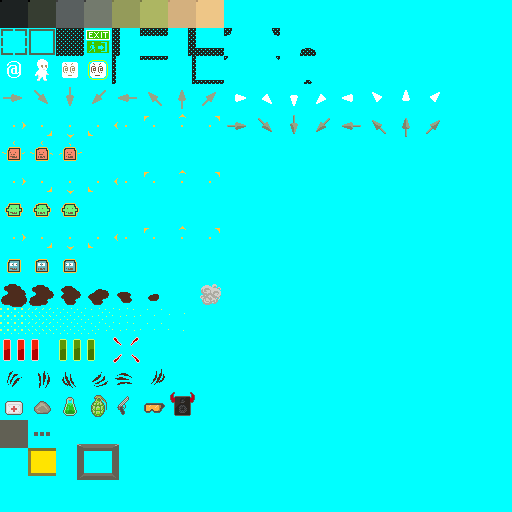
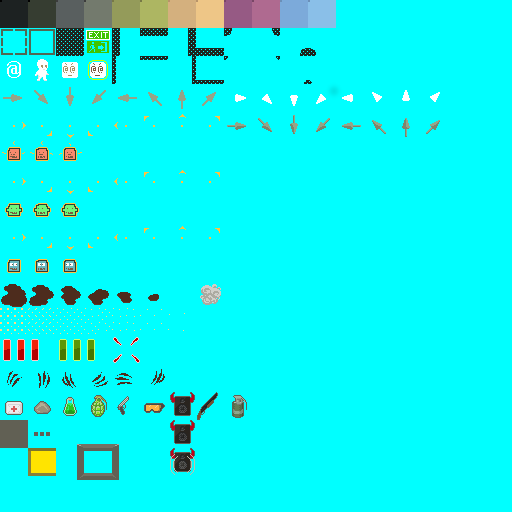
Two versions of the same layered image (512 x 512). Layer-by-layer changes:
painted on "color" over [224, 0, 336, 28]
painted on "shade" over [224, 0, 336, 28]
painted on "mark" over [224, 0, 310, 2]
painted on "floors" over [224, 0, 336, 28]
added layer "speaker-sound" above "speaker-bump" over [170, 454, 195, 475]
added layer "speaker-bump" (8%) above "main tiles" over [179, 433, 186, 468]
painted on "main tiles" over [0, 84, 341, 472]
